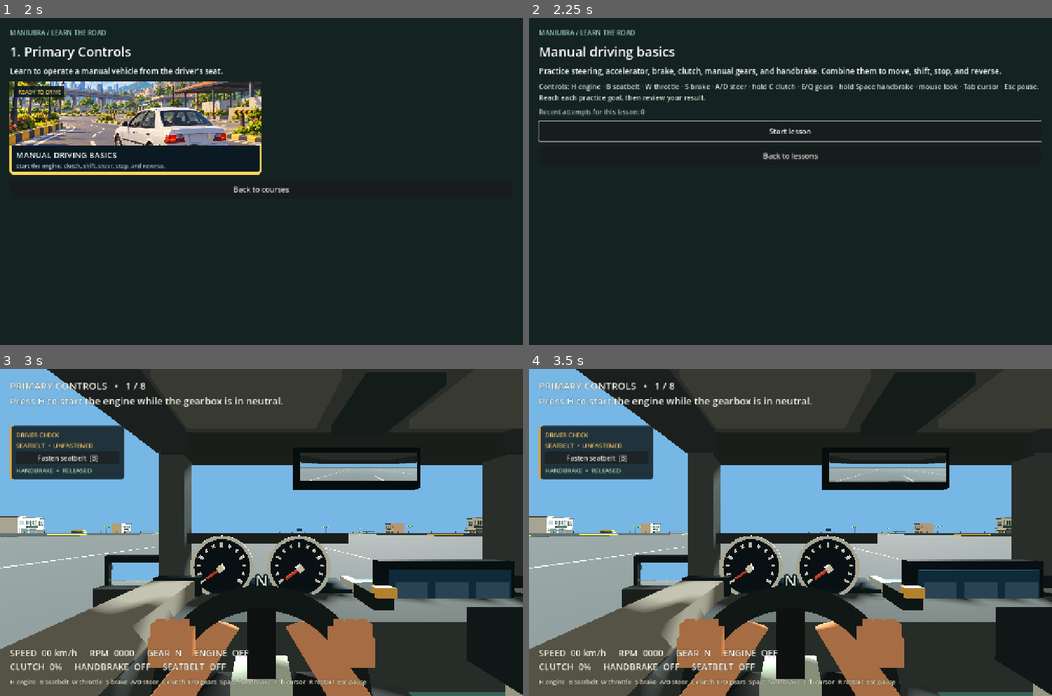
Above: before the commit, frames 1-4 (two rows, left to right).
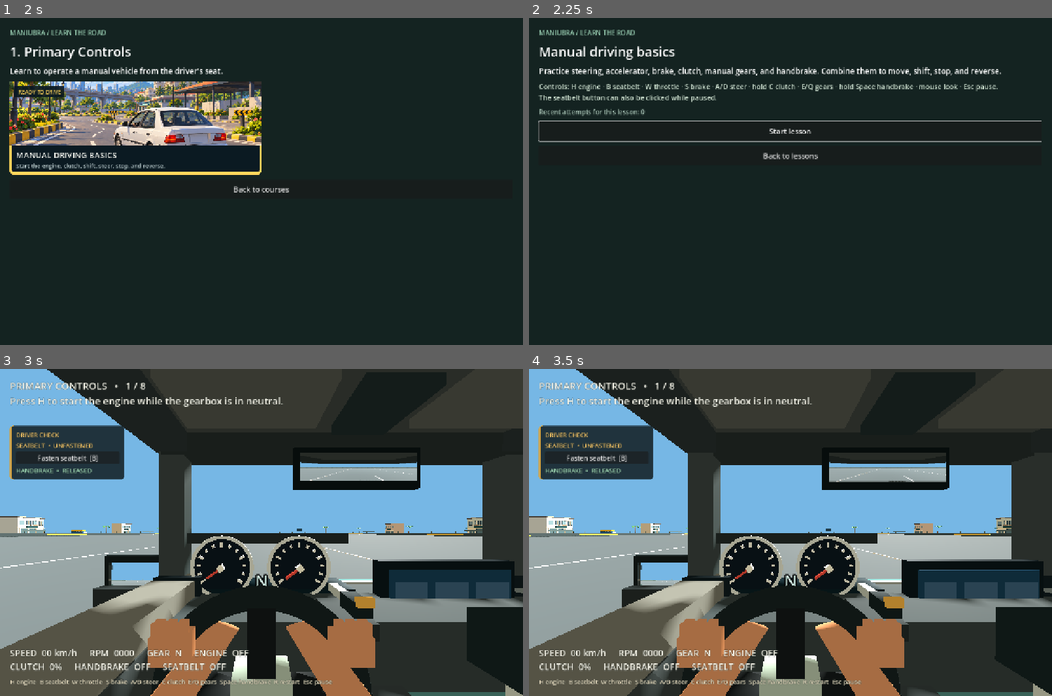
Above: after the commit, the same moments.

Repository: IamDalemark/maniubra-prototype
Game: Godot game, scene res://scenes/app.tscn
Two runs of this game, one before a commit and one after it. Both use one fixed random seed, a clock stepped at 60 frames per second and the inputs below. Sound files missing from this copy of the repository are replaced by a short silence.
Inputs (mouse positions are in pixels of both pictures, inside the frame that each line leads up to):
- Up to frame 1 (2 s): click "Courses" at 0.5 s; click (135, 132) at 1.27 s
- Up to frame 2 (2.25 s): click (664, 129) at 2 s
- Up to frame 3 (3 s): click "Start lesson" at 2.75 s
- Up to frame 4 (3.5 s): no input

Frame 1 is identical in both runs. In frame 2, 0.5% of the frame differs, in the area x 1-98%, y 20-26%; in frame 3, 1.2%, in the area x 52-76%, y 63-100%; in frame 4, 1.2%.

Commit message:
Move handbrake to side console and remove cursor toggle

Diff:
--- a/scripts/app.gd
+++ b/scripts/app.gd
@@ -298,7 +298,7 @@
 		_add_text("This lesson is not available yet.", 18, Color("e5c98c"))
 		_add_button("Start lesson — coming soon", func(): pass).disabled = true
 	else:
-		_add_text("Controls: H engine · B seatbelt · W throttle · S brake · A/D steer · hold C clutch · E/Q gears · hold Space handbrake · mouse look · Tab cursor · Esc pause.\nReach each practice goal, then review your result.", 17, Color("d4e7d6"))
+		_add_text("Controls: H engine · B seatbelt · W throttle · S brake · A/D steer · hold C clutch · E/Q gears · hold Space handbrake · mouse look · Esc pause.\nThe seatbelt button can also be clicked while paused.", 17, Color("d4e7d6"))
 		var previous := AttemptStore.load_attempts()
 		var same_count := 0
 		for attempt in previous:
--- a/scripts/primary_controls.gd
+++ b/scripts/primary_controls.gd
@@ -124,14 +124,7 @@
 func _input(event: InputEvent) -> void:
 	if not _started:
 		return
-	if event is InputEventKey and event.pressed and not event.echo and event.keycode == KEY_TAB and not _paused:
-		if Input.mouse_mode == Input.MOUSE_MODE_CAPTURED:
-			Input.mouse_mode = Input.MOUSE_MODE_VISIBLE
-		else:
-			Input.mouse_mode = Input.MOUSE_MODE_CAPTURED
-			sedan.prepare_mouse_capture()
-		get_viewport().set_input_as_handled()
-	elif event.is_action_pressed("ui_cancel"):
+	if event.is_action_pressed("ui_cancel"):
 		_set_paused(not _paused)
 		get_viewport().set_input_as_handled()
 	elif event.is_action_pressed("drive_reset") and not _paused:
@@ -493,11 +486,12 @@
 	_hud = _label(22, Color("f7f5e9"))
 	layout.add_child(_hud)
 	var hint := _label(15, Color("f2e5c7"))
-	hint.text = "H engine  B seatbelt  W throttle  S brake  A/D steer  C clutch  E/Q gears  Space handbrake  Tab cursor  R restart  Esc pause"
+	hint.text = "H engine  B seatbelt  W throttle  S brake  A/D steer  C clutch  E/Q gears  Space handbrake  R restart  Esc pause"
 	layout.add_child(hint)
 	_build_error_toast(layer)
 	_pause_center = CenterContainer.new()
 	_pause_center.set_anchors_and_offsets_preset(Control.PRESET_FULL_RECT)
+	_pause_center.mouse_filter = Control.MOUSE_FILTER_IGNORE
 	_pause_center.visible = false
 	layer.add_child(_pause_center)
 	_pause_panel = PanelContainer.new()
@@ -552,7 +546,7 @@
 	_seatbelt_button = Button.new()
 	_seatbelt_button.name = "SeatbeltButton"
 	_seatbelt_button.focus_mode = Control.FOCUS_NONE
-	_seatbelt_button.tooltip_text = "Press Tab to show the cursor, or press B at any time."
+	_seatbelt_button.tooltip_text = "Press B while driving, or click here while paused."
 	_seatbelt_button.pressed.connect(func(): sedan.toggle_seatbelt(); _update_ui())
 	content.add_child(_seatbelt_button)
 	_handbrake_status = _label(15, Color("a4dfbb"))
--- a/scripts/sedan.gd
+++ b/scripts/sedan.gd
@@ -280,15 +280,15 @@
 	_box(_steering_visual, Vector3(0.13, 0.13, 0.10), Vector3.ZERO, Color("a2b7ae"), 0.4)
 	_lever = _box(self, Vector3(0.055, 0.34, 0.055), Vector3(-0.09, 1.06, -0.02), Color("b6c2bd"), 0.35)
 	_box(_lever, Vector3(0.13, 0.11, 0.13), Vector3(0, 0.18, 0), Color("182326"), 0.85)
-	# Center-console parking brake: its grip rises whenever Space is held.
-	_box(self, Vector3(0.18, 0.06, 0.34), Vector3(-0.04, 1.14, 0.64), Color("222b2d"), 0.8)
+	# Parking brake sits beside the driver's right hand on the side console.
+	_box(self, Vector3(0.12, 0.05, 0.25), Vector3(0.12, 1.16, 0.34), Color("222b2d"), 0.8)
 	_handbrake_lever = Node3D.new()
 	_handbrake_lever.name = "HandbrakeLever"
-	_handbrake_lever.position = Vector3(-0.04, 1.16, 0.72)
+	_handbrake_lever.position = Vector3(0.12, 1.21, 0.43)
 	add_child(_handbrake_lever)
-	_box(_handbrake_lever, Vector3(0.045, 0.045, 0.30), Vector3(0, 0.035, -0.14), Color("a9b4af"), 0.36)
-	_box(_handbrake_lever, Vector3(0.075, 0.065, 0.16), Vector3(0, 0.035, -0.27), Color("172124"), 0.82)
-	_box(_handbrake_lever, Vector3(0.07, 0.035, 0.04), Vector3(0, 0.075, -0.35), Color("d8a545"), 0.48)
+	_box(_handbrake_lever, Vector3(0.03, 0.03, 0.21), Vector3(0, 0.025, -0.09), Color("a9b4af"), 0.36)
+	_box(_handbrake_lever, Vector3(0.05, 0.045, 0.11), Vector3(0, 0.025, -0.19), Color("172124"), 0.82)
+	_box(_handbrake_lever, Vector3(0.045, 0.025, 0.025), Vector3(0, 0.050, -0.25), Color("d8a545"), 0.48)
 	_build_hands()
 	for x in [-0.44, 0.44]:
 		_box(self, Vector3(0.51, 0.035, 0.28), Vector3(x, 1.88, 0.31), Color("454b4a"), 0.9)
--- a/tests/primary_controls_flow.gd
+++ b/tests/primary_controls_flow.gd
@@ -20,6 +20,24 @@
 	await physics_frame
 	Input.action_release(action)
 	await physics_frame
+
+
+func click_button(button: Button) -> void:
+	var point := button.get_global_rect().get_center()
+	var down := InputEventMouseButton.new()
+	down.button_index = MOUSE_BUTTON_LEFT
+	down.position = point
+	down.global_position = point
+	down.pressed = true
+	root.push_input(down, true)
+	await process_frame
+	var up := InputEventMouseButton.new()
+	up.button_index = MOUSE_BUTTON_LEFT
+	up.position = point
+	up.global_position = point
+	up.pressed = false
+	root.push_input(up, true)
+	await process_frame
 
 
 func reach_step(session: Node, wanted: int, maximum: int) -> bool:
@@ -51,16 +69,14 @@
 	assert(session._seatbelt_status.text.contains("UNFASTENED"))
 	await shift("drive_seatbelt")
 	assert(car.seatbelt_fastened and session._seatbelt_status.text.contains("FASTENED"))
-	var cursor_key := InputEventKey.new()
-	cursor_key.keycode = KEY_TAB
-	cursor_key.pressed = true
-	session._input(cursor_key)
+	session._set_paused(true)
+	await process_frame
 	assert(Input.mouse_mode == Input.MOUSE_MODE_VISIBLE)
-	session._seatbelt_button.pressed.emit()
+	await click_button(session._seatbelt_button)
 	assert(not car.seatbelt_fastened)
-	session._seatbelt_button.pressed.emit()
+	await click_button(session._seatbelt_button)
 	assert(car.seatbelt_fastened)
-	session._input(cursor_key)
+	session._set_paused(false)
 	await shift("drive_ignition")
 	assert(car.gearbox.engine_running and car._engine_audio.playing)
 	await shift("drive_gear_up")
@@ -78,7 +94,9 @@
 	escape.pressed = true
 	session._input(escape)
 	assert(session._paused)
-	session._set_paused(false)
+	await process_frame
+	await click_button(session._pause_panel.get_node("Buttons/Resume"))
+	assert(not session._paused)
 	Input.action_press("drive_clutch")
 	await frames(18)
 	await shift("drive_gear_up")
Binary file changed: docs/screenshots/driver_check_applied.png
Binary file changed: docs/screenshots/driver_check_released.png
Not shown, changed: PROTOTYPE_PLAN.md
Not shown, changed: README.md
Not shown, changed: assets/ASSET_REGISTER.md
Not shown, changed: docs/AGENT_IMPLEMENTATION.md
